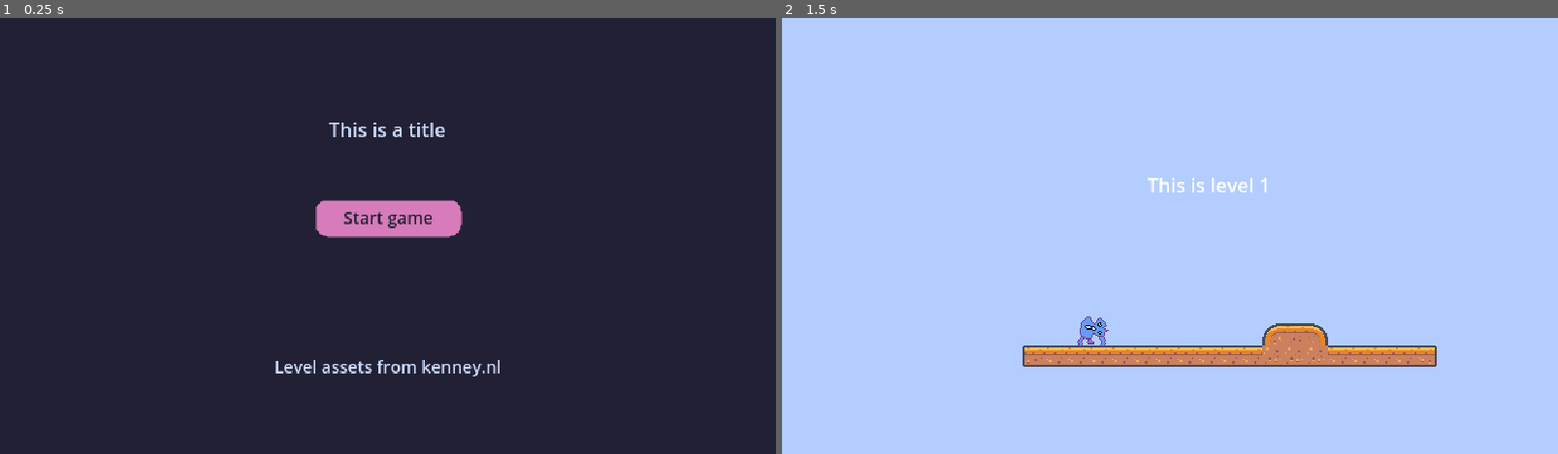
Above: before the commit, frames 1-2 (left to right).
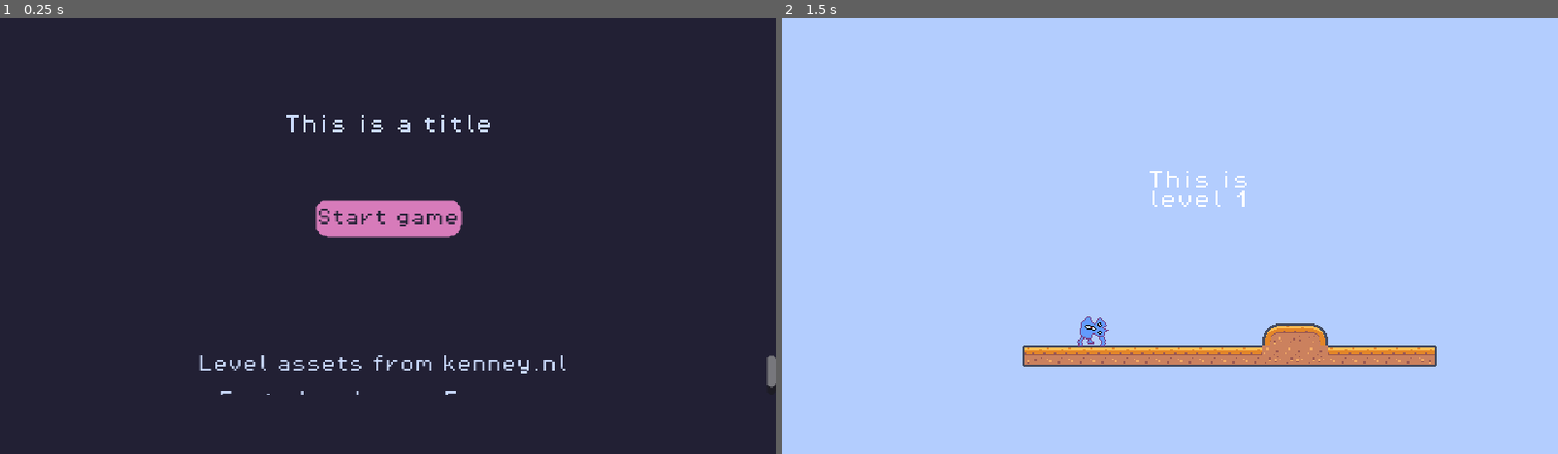
Above: after the commit, the same moments.

Repository: yndajas/ludum-dare-54
Game: Godot game, scene res://main_menu.tscn
The game is run twice, just before and just after one commit, with the same random seed, the same clock (stepped at 60 frames per second) and the same inputs.
Inputs:
- Up to frame 1 (0.25 s): no input
- Up to frame 2 (1.5 s): click "Start game" at 0.5 s; tap Enter at 1.25 s

The runs differ from the first frame. In frame 1, 1.5% of the frame differs, in the area x 25-100%, y 22-87%; in frame 2, 0.3%.

Commit message:
Add pixel font
[This font][1] is made to work well in a pixel art context

[1]: https://www.dafont.com/jayvee-d-enaguas.d2725?af=on&l%5B%5D=10&text=This+is+a+title

Diff:
--- a/level_1.tscn
+++ b/level_1.tscn
@@ -1,6 +1,7 @@
-[gd_scene load_steps=9 format=3 uid="uid://275i0f2dku1u"]
+[gd_scene load_steps=10 format=3 uid="uid://275i0f2dku1u"]
 
 [ext_resource type="Texture2D" uid="uid://diwlqqgf0gj8t" path="res://tilemap.png" id="1_qaky1"]
+[ext_resource type="FontFile" uid="uid://b8wld6j0s08ch" path="res://assets/fonts/PixelOperator8.ttf" id="1_sv30q"]
 [ext_resource type="Texture2D" uid="uid://diytwa18q1sy0" path="res://player.png" id="1_xmrtm"]
 
 [sub_resource type="TileSetAtlasSource" id="TileSetAtlasSource_6p7uu"]
@@ -157,6 +158,7 @@
 offset_top = 126.0
 offset_right = 454.0
 offset_bottom = 166.0
+theme_override_fonts/normal_font = ExtResource("1_sv30q")
 text = "This is level 1"
 
 [node name="TileMap" type="TileMap" parent="."]
--- a/main_menu.tscn
+++ b/main_menu.tscn
@@ -1,7 +1,8 @@
-[gd_scene load_steps=4 format=3 uid="uid://bp0k3cnbsvoac"]
+[gd_scene load_steps=5 format=3 uid="uid://bp0k3cnbsvoac"]
 
 [ext_resource type="Script" path="res://main_menu.gd" id="1_roek3"]
 [ext_resource type="Texture2D" uid="uid://boiq1w4ecdi4s" path="res://main_menu_background.png" id="2_p2sxn"]
+[ext_resource type="FontFile" uid="uid://b8wld6j0s08ch" path="res://assets/fonts/PixelOperator8.ttf" id="3_hfnik"]
 
 [sub_resource type="StyleBoxFlat" id="StyleBoxFlat_8f5ro"]
 bg_color = Color(0.843137, 0.482353, 0.729412, 1)
@@ -22,6 +23,7 @@
 offset_right = 640.0
 offset_bottom = 103.0
 theme_override_colors/default_color = Color(0.796078, 0.858824, 0.988235, 1)
+theme_override_fonts/normal_font = ExtResource("3_hfnik")
 bbcode_enabled = true
 text = "[center]This is a title"
 
@@ -31,8 +33,11 @@
 offset_bottom = 311.0
 theme_override_colors/default_color = Color(0.796078, 0.858824, 0.988235, 1)
 theme_override_font_sizes/normal_font_size = 14
+theme_override_fonts/normal_font = ExtResource("3_hfnik")
 bbcode_enabled = true
-text = "[center]Level assets from kenney.nl"
+text = "[center]Level assets from kenney.nl
+
+[center]Fonts by  Jayvee Enaguas"
 
 [node name="StartButton" type="Button" parent="."]
 offset_left = 260.0
@@ -41,6 +46,7 @@
 offset_bottom = 180.0
 theme_override_colors/font_color = Color(0.133333, 0.12549, 0.203922, 1)
 theme_override_font_sizes/font_size = 14
+theme_override_fonts/font = ExtResource("3_hfnik")
 theme_override_styles/normal = SubResource("StyleBoxFlat_8f5ro")
 text = "Start game"
 
Binary file added: assets/fonts/PixelOperator-Bold.ttf
Not shown, added: assets/fonts/PixelOperator-Bold.ttf.import
Binary file added: assets/fonts/PixelOperator.ttf
Not shown, added: assets/fonts/PixelOperator.ttf.import
Binary file added: assets/fonts/PixelOperator8-Bold.ttf
Not shown, added: assets/fonts/PixelOperator8-Bold.ttf.import
Binary file added: assets/fonts/PixelOperator8.ttf
Not shown, added: assets/fonts/PixelOperator8.ttf.import
Binary file added: assets/fonts/PixelOperatorHB.ttf
Not shown, added: assets/fonts/PixelOperatorHB.ttf.import
Binary file added: assets/fonts/PixelOperatorHB8.ttf
Not shown, added: assets/fonts/PixelOperatorHB8.ttf.import
(and 18 more such lines)
